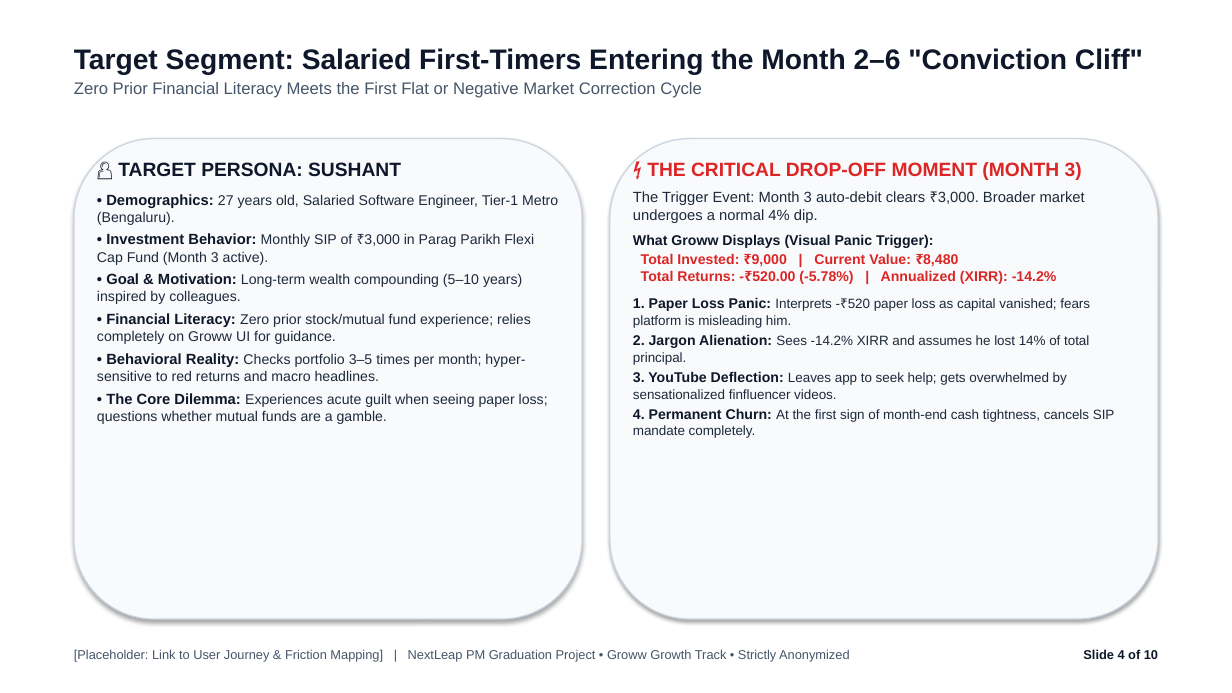
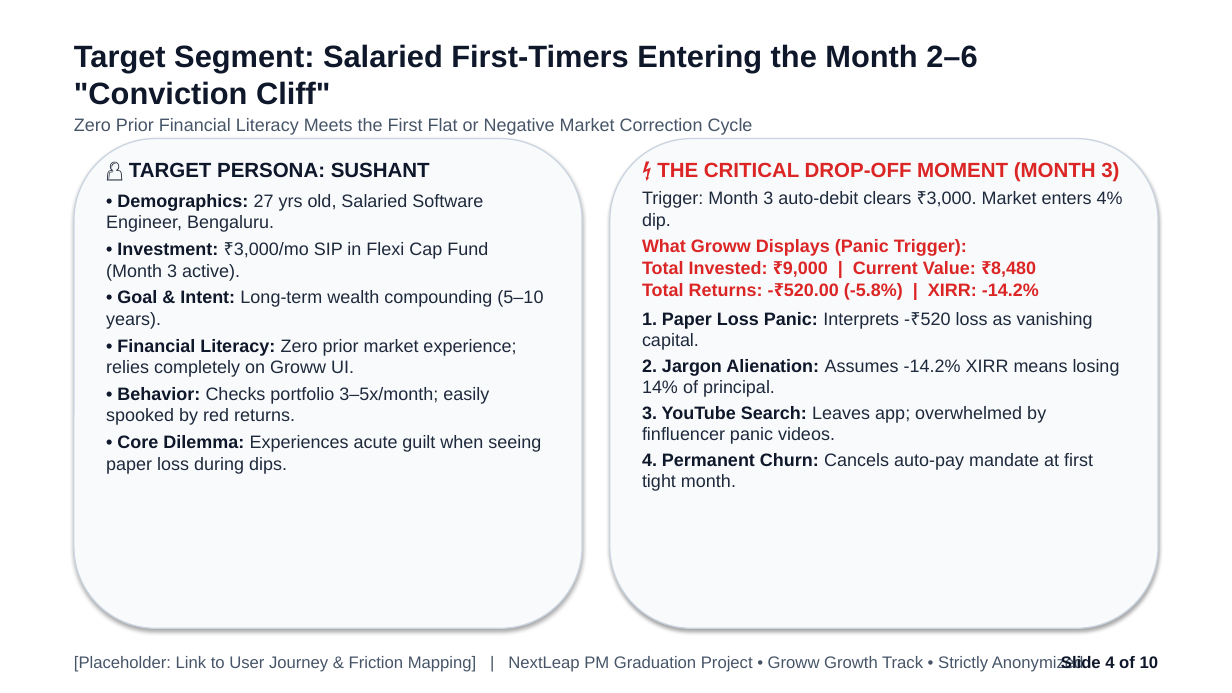
Before and after one commit to emilgeorgefranc95/NL_Grad_Proj_MVP_1, a slide deck: slide 4 of NL_Groww.pptx. Drawn at 1232x693 pixels with LibreOffice and Linux fonts; fonts in the diff are those of the drawing. Boxes give left, top, right and bottom in pixels: in the first picture for what was removed or moved away, otherwise in the second. Text is boxed around its words. In the diff, an @@ line names an element or a change of style, - is before the commit and + after.

Commit message:
Enforce strict >=14pt font size across all slide content and tables

```diff
--- a/NL_Groww.pptx
+++ b/NL_Groww.pptx
@@ text "Target Segment: Salaried First-Timers Entering ..." at <box>74,44,977,135</box>: size 22 to 24 pt in "Target Segment: Salaried First-Timers Entering the Month ..."; size 13 to 14 pt in "Zero Prior Financial Literacy Meets the First ..." @@
@@ rounded rectangle: place and size @@
-rounded rectangle at <box>74,139,582,619</box>
+rounded rectangle at <box>74,139,582,628</box>
@@ rounded rectangle: place and size @@
-rounded rectangle at <box>610,139,1158,619</box>
+rounded rectangle at <box>610,139,1158,628</box>
@@ text at <box>129,162,430,178</box>: size 15 to 16 pt in "👤 TARGET PERSONA: SUSHANT"; less space between paragraphs @@
@@ text at <box>657,162,1119,182</box>: size 15 to 16 pt in "⚡ THE CRITICAL DROP-OFF MOMENT (MONTH 3)"; less space between paragraphs @@
@@ text at <box>106,194,543,474</box>: text changed; size 11 to 14 pt @@
-• Demographics: 27 years old, Salaried Software Engineer, Tier-1 Metro (Bengaluru).
-• Investment Behavior: Monthly SIP of ₹3,000 in Parag Parikh Flexi Cap Fund (Month 3 active).
-• Goal & Motivation: Long-term wealth compounding (5–10 years) inspired by colleagues.
-• Financial Literacy: Zero prior stock/mutual fund experience; relies completely on Groww UI for guidance.
-• Behavioral Reality: Checks portfolio 3–5 times per month; hyper-sensitive to red returns and macro headlines.
-• The Core Dilemma: Experiences acute guilt when seeing paper loss; questions whether mutual funds are a gamble.
+• Demographics: 27 yrs old, Salaried Software Engineer, Bengaluru.
+• Investment: ₹3,000/mo SIP in Flexi Cap Fund (Month 3 active).
+• Goal & Intent: Long-term wealth compounding (5–10 years).
+• Financial Literacy: Zero prior market experience; relies completely on Groww UI.
+• Behavior: Checks portfolio 3–5x/month; easily spooked by red returns.
+• Core Dilemma: Experiences acute guilt when seeing paper loss during dips.
@@ text at <box>642,191,1123,491</box>: text changed; size 10.5 to 14 pt @@
-The Trigger Event: Month 3 auto-debit clears ₹3,000. Broader market undergoes a normal 4% dip.
-What Groww Displays (Visual Panic Trigger):
-Total Invested: ₹9,000 | Current Value: ₹8,480
-Total Returns: -₹520.00 (-5.78%) | Annualized (XIRR): -14.2%
-1. Paper Loss Panic: Interprets -₹520 paper loss as capital vanished; fears platform is misleading him.
-2. Jargon Alienation: Sees -14.2% XIRR and assumes he lost 14% of total principal.
-3. YouTube Deflection: Leaves app to seek help; gets overwhelmed by sensationalized finfluencer videos.
-4. Permanent Churn: At the first sign of month-end cash tightness, cancels SIP mandate completely.
+Trigger: Month 3 auto-debit clears ₹3,000. Market enters 4% dip.
+What Groww Displays (Panic Trigger):
+Total Invested: ₹9,000 | Current Value: ₹8,480
+Total Returns: -₹520.00 (-5.8%) | XIRR: -14.2%
+1. Paper Loss Panic: Interprets -₹520 loss as vanishing capital.
+2. Jargon Alienation: Assumes -14.2% XIRR means losing 14% of principal.
+3. YouTube Search: Leaves app; overwhelmed by finfluencer panic videos.
+4. Permanent Churn: Cancels auto-pay mandate at first tight month.
@@ text "[Placeholder: Link to User Journey ..." at <box>74,656,1084,672</box>: size 10 to 13 pt @@
@@ text "Slide 4 of 10" at <box>1061,656,1159,668</box>: size 10 to 13 pt @@
```
Also in this commit, not shown: 8 other slides changed, 1 other file.
